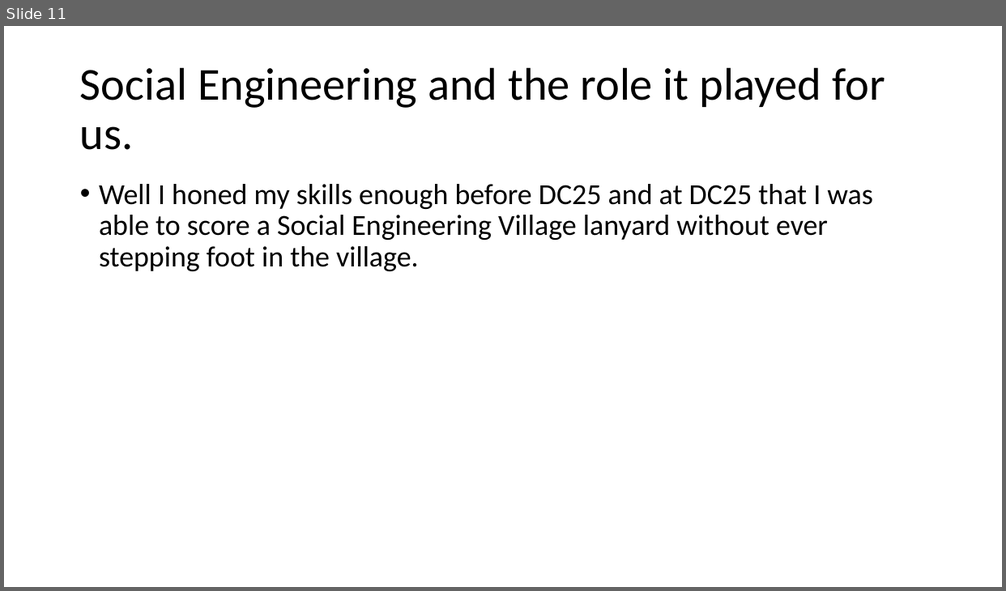
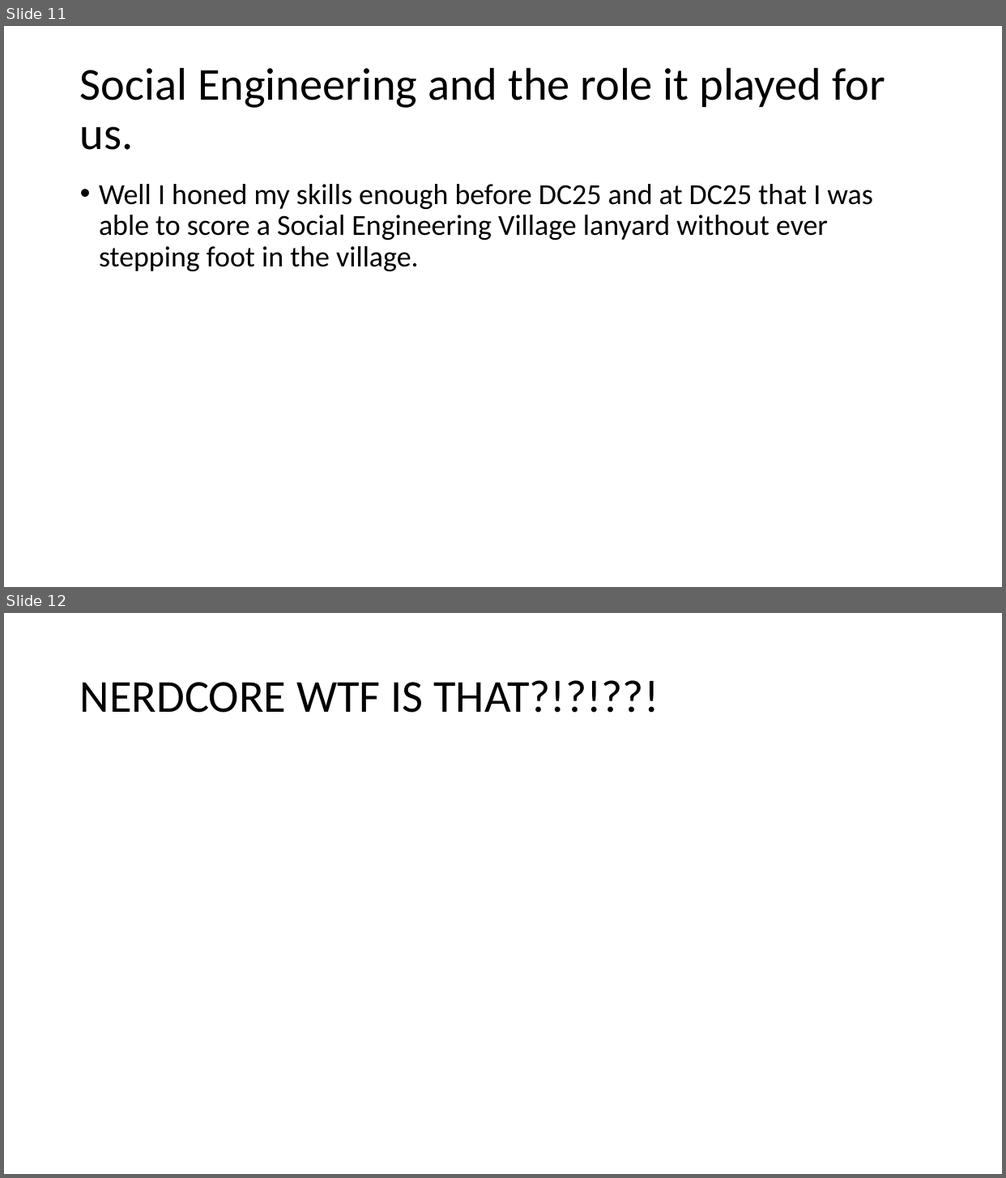
Before and after one commit to Kirball/b-sides-jax-talk, a slide deck: #BadgeLife, alternative currencies, the barter [Autosaved].pptx. Shown one above the other, each under a label of ours: slide 11 before the commit, slides 11 and 12 after it. The pictures are 1006x591 and 1006x1178 pixels, drawn with LibreOffice and Linux fonts; fonts in the diff are those of the drawing; background and template pictures are left out. Boxes give left, top, right and bottom in pixels: in the first picture for what was removed or moved away, otherwise in the second. Text is boxed around its words. In the diff, an @@ line names an element or a change of style, - is before the commit and + after.

```diff
--- a/#BadgeLife, alternative currencies, the barter [Autosaved].pptx
+++ b/#BadgeLife, alternative currencies, the barter [Autosaved].pptx
@@ slide 12 added at (4, 613, 1002, 1174), background picture (left out) @@
@@ title added at (80, 680, 658, 713), 44 pt, text #000000 @@
+NERDCORE WTF IS THAT?!?!??!
```
Also in this commit, not shown: 2 slides changed.
